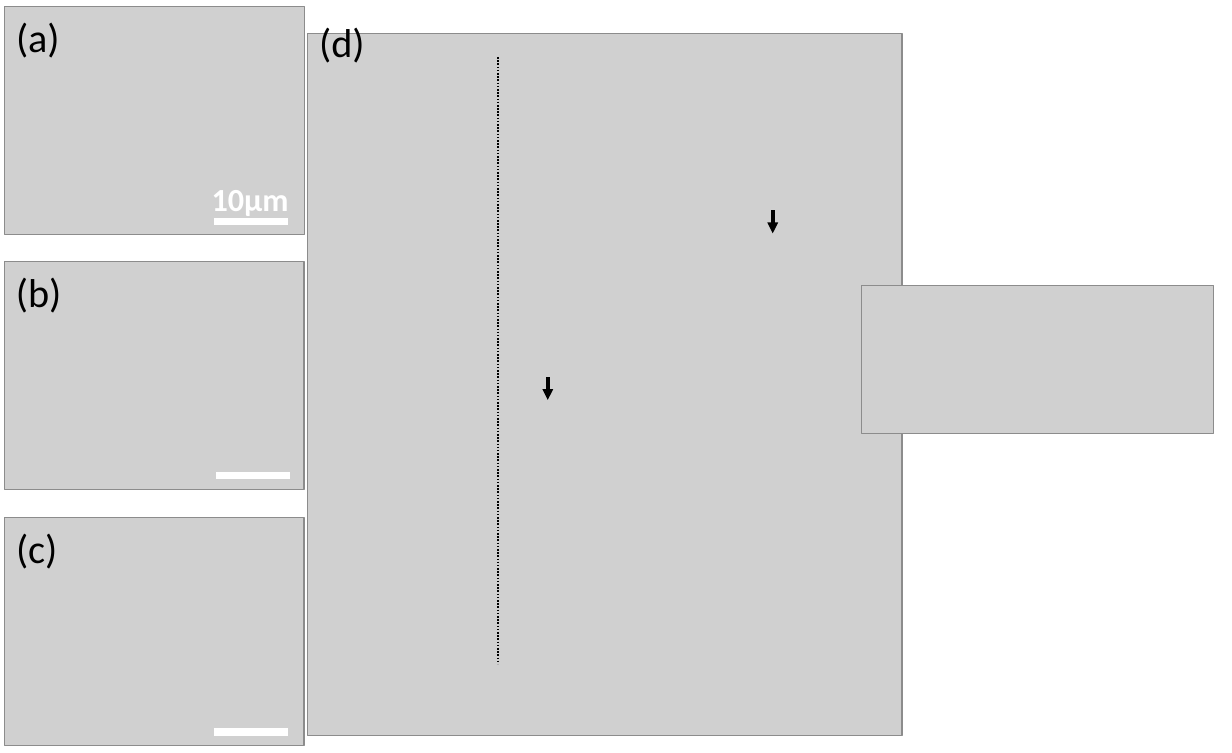
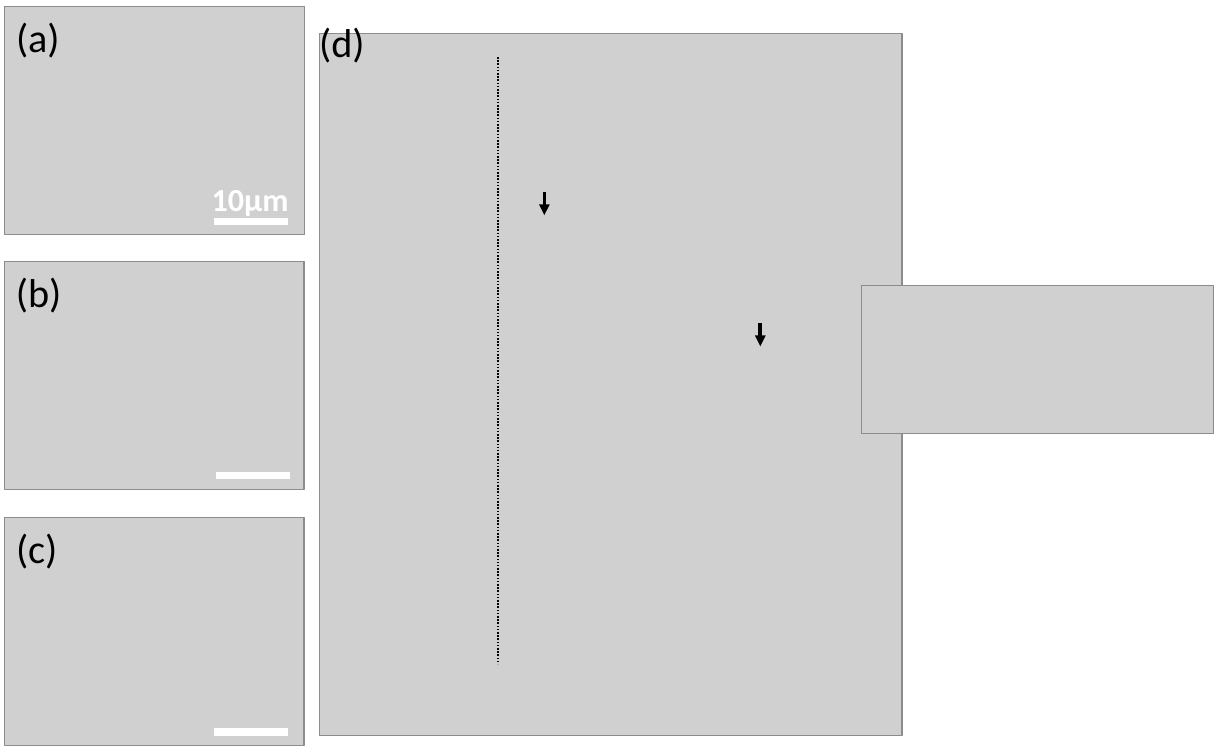
Before and after one commit to wandy8000/Thesis, a slide deck: slide 1 of Chapter6/Figures/Fig3.pptx. Drawn at 1232x753 pixels with LibreOffice and Linux fonts; fonts in the diff are those of the drawing; grey boxes stand for pictures. Boxes give left, top, right and bottom in pixels: in the first picture for what was removed or moved away, otherwise in the second. Text is boxed around its words. In the diff, an @@ line names an element or a change of style, - is before the commit and + after.

```diff
--- a/Chapter6/Figures/Fig3.pptx
+++ b/Chapter6/Figures/Fig3.pptx
@@ picture: place and size @@
-picture at <box>308,34,903,736</box>
+picture at <box>320,34,902,736</box>
@@ arrow moved from (548, 377) - (548, 400) to (545, 192) - (545, 216) @@
@@ arrow moved from (773, 211) - (773, 233) to (760, 323) - (760, 347) @@
```
Also in this commit, not shown: 17 other files.
